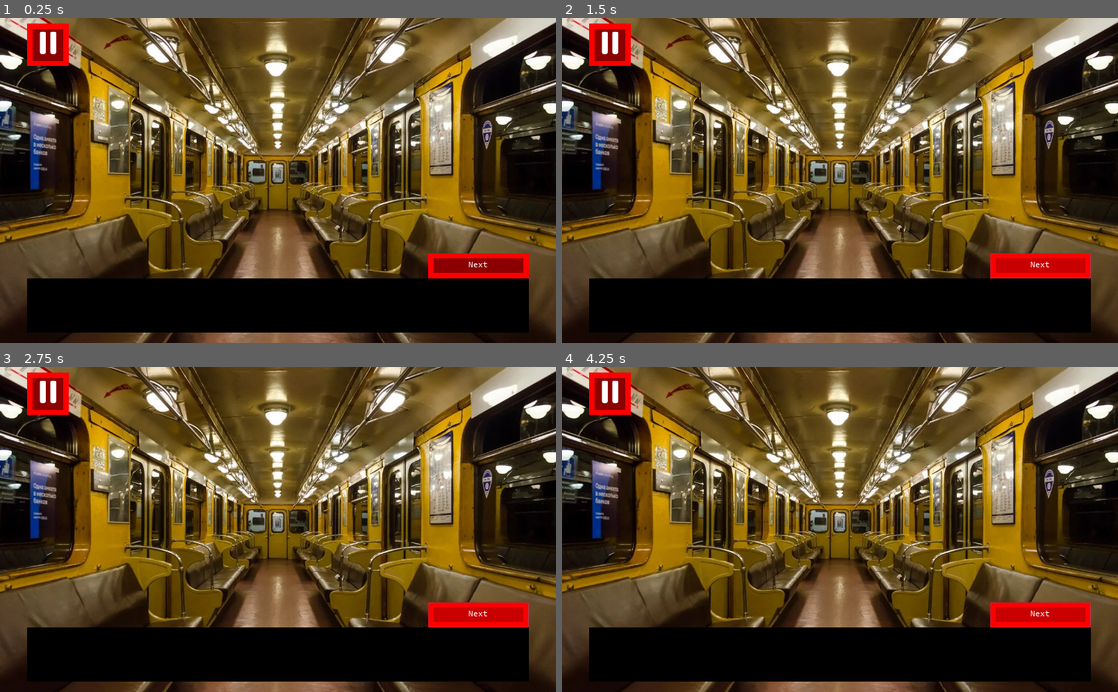
Above: before the commit, frames 1-4 (two rows, left to right).
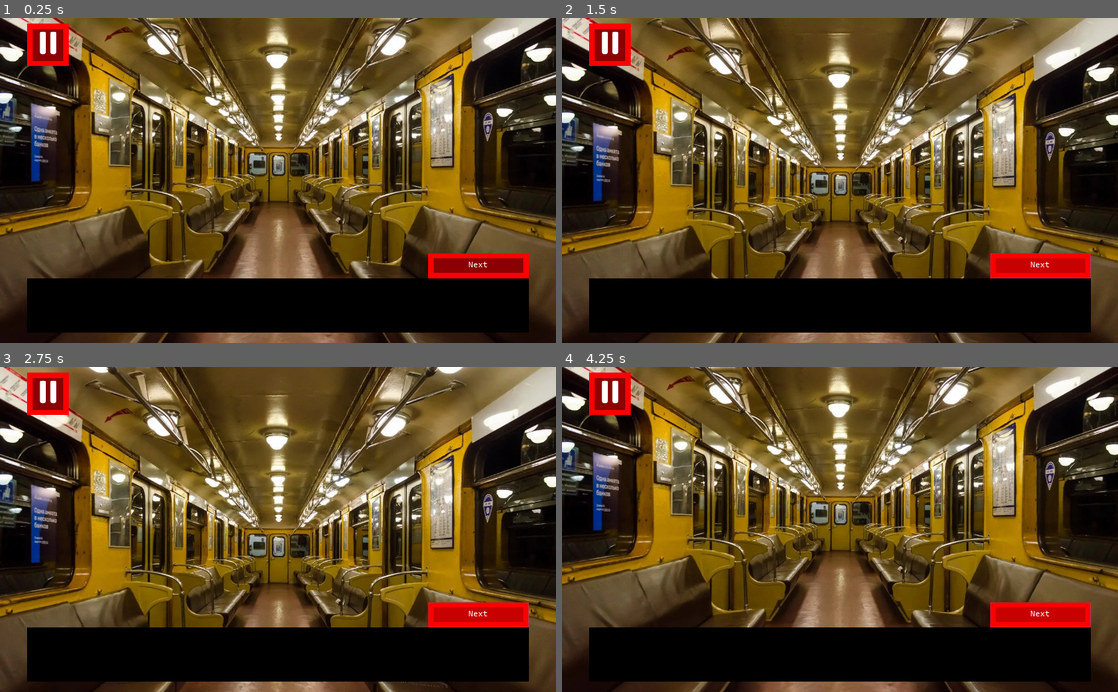
Above: after the commit, the same moments.

Repository: SuperTemich2005/dmre
Game: Godot game, scene res://scenes/dialogues/prologue/prologue2.tscn
Same seed, same stepped clock (60 frames per second), same inputs: the game is played once before the commit and once after it. This scene is started directly instead of the project's main scene.
Inputs:
- Up to frame 1 (0.25 s): no input
- Up to frame 2 (1.5 s): click "Next" at 0.5 s; click "Next" at 1.25 s
- Up to frame 3 (2.75 s): tap Enter at 2 s; hold Up (ui_up) from 2.03 s (still down)
- Up to frame 4 (4.25 s): release Up (ui_up) at 2.78 s; hold Up (ui_up) from 3.53 s (still down)

The runs differ from the first frame. In frame 1, 36% of the frame differs, in the area x 0-100%, y 0-100%; in frame 2, 42%; in frame 3, 54%; in frame 4, 36%.
Error before the commit: Invalid get index 'dialogue' (on base: 'Node2D (prologue2.gd)'). (res://scenes/gui/basic_dialogue.gd:20)
Error after the commit: Invalid get index '0' (on base: 'Nil'). (res://scenes/gui/basic_dialogue.gd:20)

Commit message:
begin battle

Diff:
--- a/project.godot
+++ b/project.godot
@@ -32,7 +32,9 @@
 
 translations=PoolStringArray( "res://locale/locales.en.translation", "res://locale/locales.ru.translation", "res://locale/locales.uk.translation" )
 translation_remaps={
-
+"res://sprites/logo.png": PoolStringArray( "res://sprites/logo_en.png:en", "res://sprites/logo_uk.png:uk" ),
+"res://sprites/logo2.png": PoolStringArray( "res://sprites/logo_uk2.png:uk", "res://sprites/logo_en2.png:en" ),
+"res://sprites/logo3.png": PoolStringArray( "res://sprites/logo_en3.png:en", "res://sprites/logo_uk3.png:uk" )
 }
 
 [rendering]
--- /dev/null
+++ b/scenes/characters/meridian.tscn
@@ -0,0 +1,17 @@
+[gd_scene load_steps=3 format=2]
+
+[ext_resource path="res://sprites/characters/meridian/default/Без имени.png" type="Texture" id=1]
+
+[sub_resource type="SpriteFrames" id=1]
+animations = [ {
+"frames": [ ExtResource( 1 ) ],
+"loop": true,
+"name": "default",
+"speed": 5.0
+} ]
+
+[node name="Node2D" type="Node2D"]
+
+[node name="Sprite" type="AnimatedSprite" parent="."]
+position = Vector2( 521.945, 334.494 )
+frames = SubResource( 1 )
--- a/scenes/dialogues/prologue/prologue.tscn
+++ b/scenes/dialogues/prologue/prologue.tscn
@@ -22,14 +22,14 @@
 "name": "BeforeMetro",
 "speed": 5.0
 }, {
+"frames": [ ExtResource( 6 ) ],
+"loop": true,
+"name": "Countryside",
+"speed": 5.0
+}, {
 "frames": [ ExtResource( 8 ) ],
 "loop": true,
 "name": "InMetro",
-"speed": 5.0
-}, {
-"frames": [ ExtResource( 6 ) ],
-"loop": true,
-"name": "Countryside",
 "speed": 5.0
 } ]
 
--- a/scenes/dialogues/prologue/prologue2.gd
+++ b/scenes/dialogues/prologue/prologue2.gd
@@ -3,23 +3,158 @@
 
 # Declare member variables here. Examples:
 # var a = 2
-# var b = "text"
-
+var vagon_pos = 0
+var dialogue
 var dialogue_ru
+var dialogue_en
+var dialogue_uk
 func _ready():
 	print("scene loaded")
-
 	dialogue_ru = [
+		"Лёныч: У, как сквозит!|W|Lenich default|PLAY train",
+		"Тёмыч: И кондёра не надо...",
+		"Лёныч: Да вообше щас нигде кондера не нужно, зима же!",
+		"Тёмыч: А, Что? Что происходит?|W|-|STOP STOP",
+		"Лёныч: Мы остановились...",
+		"Тёмыч: Казалось бы, почему?",
+		"Вроде мы не доехали еще...",
+		"...",
+		"*ВЗРЫВ*",
+		"???: ВСЕМ СТОЯТЬ!!!|W|Meridian default|PLAY meridian_breakin",
+		"Все в вагончике: ААААААААААААААААААААААААААААААААААА!",
+		"Тёмыч: Что? Какого хрена?!",
+		"??? 2: ВАГОНЧИК ЗАМИНИРОВАН! СОПРОТИВЛЕНИЕ БУДЕТ ПРЕСЕЧЕНО НА МЕСТЕ!!!",
+		"*выстрел*",
+		"Лёныч: Чёрт, это террористы!",
+		"Тёмыч: Дожили.",
+		"Блин, что делать?!",
+		"??? 3: Эй, вы, гитарасы",
+		"Вышли вперед!",
+		"Тёмыч: Ой, ну и ну...",
+		"??? 3: СМОТРИТЕ ВСЕ, ЧТО БУДЕТ С ТЕМИ, КТО БУДЕТ ВОЗНИКАТЬ!",
+		"*выстрел*",
+		"Тёмыч: ...",
+		"Лёныч: ...",
+		"Тёмыч: ...",
+		"Лёныч: ...",
+		"...?",
+		"???: КТО-ТО ВРЕЗАЛСЯ В НАШ ПОЕЗД!",
+		"ЗАХВАТИТЕ ИХ!",
+		"Тёмыч: Валим, Лёныч, пока можем!",
+		"Лёныч: Согласен, а то я еще жить хочу...",
+		"*ПОЗЖЕ*",
+		"Тёмыч: И его хватай, Лёныч!",
+		"Кассир Фёдор: Э, в смысле? И что вообще происходит, я слышал взрыв только что!",
+		"Лёныч: Как я его из кассы достану?",
+		"Тёмыч: С кассой его хватай!",
+		"Кассир Фёдор: Э, в смысле?",
+		"Лёныч: Молчать, разбойник!",
+		"Кассир Фёдор: Э, КУДА?! КУДА!!!",
+		"В подворотне, 15:00.",
+		"Тёмыч: Блин, мы пропустили конкурс...",
+		"Ирина Николаевна нам бошки пооткручивает...",
+		"Фёдор: Ваша Ирина Николаевна вам бошки за похищение открутит!",
+		"Лёныч: Молчать, разбойник!",
+		"Тёмыч: Ну рассказывай, Федя.",
+		"Фёдор: Да откуда вы моё имя знаете?",
+		"Тёмыч: Да вот у тебя за спиной табличка висит с именем.",
+		"Только что на вагончик метрополитена напали террористы в точно такой же форме,",
+		"что и ты.",
+		"Фёдор: И? Зачем вы похитили меня с моей кассой?",
+		"Тёмыч: Ты наверняка знаешь какую-то информацию!",
+		"Фёдор: Да ну?",
+		"Тёмыч: Федя, ты жить хочешь?",
+		"Фёдор: А что?",
+		"Тёмыч: Лёныч, кто дальше его с его кассой метнет?",
+		"Лёныч: Я не прочь посоревноваться. Будем метать его по всему Днепру!",
+		"Фёдор: Э! Э! Э! Куда???",
+		"Ладно! Не метайте меня только!",
+		"Да, я шпион Меридиана, но я не причастен к подрыву напрямую!",
+		"Тёмыч: Ну вот, рассказывай...",
+		"Фёдор: На ваш вагончик, да и на всё метро, наверняка, напала террористическая группировка",
+		"Специализирующаяся на подрыве поездов, железных дорог, автобусных маршрутов",
+		"И вот, метрополитенов тоже...",
+		"Она называется 'Меридиан' и очень многочисленна",
+		"Меридиан давно внедрился в Днепропетровский метрополитен, они рассеялись по всему городу, а метрополитен уже давно заминирован",
+		"Скоро, они его взорвут нахрен!",
+		"Тёмыч: Но зачем? И как это остановить?",
+		"Фёдор: Обезвредьте мины на каждой станции, разве это не очевидно.",
+		"Но вы не сможете, вы ж мелкие!",
+		"Лёныч: Мы еще посмотрим, Фёдор...",
+		"Тёмыч: А теперь беги, пока не покалечили!",
+		"Лёныч: И кассу с собой захвати!",
+		"Фёдор: Черти...!",
+		"Лёныч: Но Тёмыч, мы действительно не можем противостоять террористам",
+		"У них автоматы, бомбы, они контроллируют метро!",
+		"Тёмыч: У меня есть идея.",
+		"Да, они, конечно, вооружены до зубов,",
+		"Но и мы тоже!",
+		"Лёныч: Как это?",
+		"Тёмыч: Наши оружия висят у нас за спиной, Лёныч!",
+		"Лёныч: Как это...",
+		"Ты про гитары?",
+		"Ааа, ты хочешь использовать--",
+		"Тёмыч: Магию, именно!",
+		"Лёныч: Тёмыч, мы, конечно, умеем колдовать, используя 'онгаку'",
+		"Но использовать это в бою...?",
+		"Тёмыч: Почему бы и нет?",
+		"Не знаю, как остальные, но нам двоим уже давно известно, что магия существует",
+		"Однажды мы играли на гитарах, как вдруг начали происходить настоящие чудеса",
+		"В воздухе рисовались круги, а предметы двигались.",
+		"Мы назвали это явление 'онгаку', что означает 'музыка' на японском",
+		"Лёныч: Но дальше передвижения предметов мы не зашли",
+		"Тёмыч: Ну, я провел исследования, и понял",
+		"Что некоторые магические заклинания звучат именно как музыка",
+		"Которую можно запросто записать и даже дать ей название... Как и с любой другой музыкой!",
+		"Лёныч: Да?",
+		"Тёмыч: Давай покажу.",
 		"",
 	]
-
+	match TranslationServer.get_locale():
+		"en":
+			dialogue = dialogue_en
+			print("Switching dialogue language to english")
+		"ru":
+			dialogue = dialogue_ru
+			print("Switching dialogue language to russian")
+		"uk":
+			dialogue = dialogue_uk
+			print("Switching dialogue language to ukrainian")
 
 func _process(delta):
-	if $DialogueSystem.cur == 0:
-		pass
+	pass
 
 
 func _input(event):
 	if event is InputEventKey:
 		if Input.is_action_just_pressed("ui_up"):
 			$DialogueSystem.cur = 50
+
+
+func _on_DialogueSystem_nextbutton():
+	match $DialogueSystem.cur:
+		17-14:
+			$Path2D/PathFollow2D/Background/Tick.stop()
+			$Path2D/PathFollow2D/Background/Second.stop()
+			$Path2D/PathFollow2D.set_unit_offset(0)
+		22-14:
+			$DialogueSystem/BGM.set_stream(load("res://music/fx/enviro/grenade.ogg"))
+			$DialogueSystem/BGM.play()
+		35-14:
+			$Path2D/PathFollow2D/Background.hide()
+			$Characters/Meridian.hide()
+			$DialogueSystem/BGM.set_stream(load("res://music/fx/enviro/grenade.ogg"))
+			$DialogueSystem/BGM.play()
+		111-14:
+			get_tree().change_scene("res://scenes/dialogues/prologue/prologue3_battle.tscn")
+
+
+func _on_Tick_timeout():
+	if vagon_pos < 1:
+		vagon_pos += 0.1
+		$Path2D/PathFollow2D.set_unit_offset(vagon_pos)
+
+
+
+func _on_Second_timeout():
+	vagon_pos = 0
--- a/scenes/dialogues/prologue/prologue2.tscn
+++ b/scenes/dialogues/prologue/prologue2.tscn
@@ -1,10 +1,16 @@
-[gd_scene load_steps=7 format=2]
+[gd_scene load_steps=9 format=2]
 
 [ext_resource path="res://sprites/backgrounds/aintro2_bg.jpg" type="Texture" id=1]
 [ext_resource path="res://scenes/gui/basic_dialogue.tscn" type="PackedScene" id=2]
 [ext_resource path="res://scenes/dialogues/prologue/prologue2.gd" type="Script" id=3]
 [ext_resource path="res://scenes/characters/lenich.tscn" type="PackedScene" id=4]
+[ext_resource path="res://scenes/characters/meridian.tscn" type="PackedScene" id=5]
 [ext_resource path="res://scenes/characters/fedor.tscn" type="PackedScene" id=9]
+
+[sub_resource type="Curve2D" id=2]
+_data = {
+"points": PoolVector2Array( 0, 0, 0, 0, 483.1, 291.971, 0, 0, 0, 0, 483.1, 263.91, 0, 0, 0, 0, 483.1, 331.257, 0, 0, 0, 0, 480.855, 289.726 )
+}
 
 [sub_resource type="SpriteFrames" id=1]
 animations = [ {
@@ -17,10 +23,24 @@
 [node name="Node2D" type="Node2D"]
 script = ExtResource( 3 )
 
-[node name="Background" type="AnimatedSprite" parent="."]
-position = Vector2( 511.52, 290.409 )
+[node name="Path2D" type="Path2D" parent="."]
+curve = SubResource( 2 )
+
+[node name="PathFollow2D" type="PathFollow2D" parent="Path2D"]
+position = Vector2( 483.1, 291.971 )
+rotate = false
+
+[node name="Background" type="AnimatedSprite" parent="Path2D/PathFollow2D"]
+position = Vector2( 29.9839, 8.67111 )
 scale = Vector2( 0.808466, 0.808466 )
 frames = SubResource( 1 )
+
+[node name="Tick" type="Timer" parent="Path2D/PathFollow2D/Background"]
+wait_time = 0.1
+autostart = true
+
+[node name="Second" type="Timer" parent="Path2D/PathFollow2D/Background"]
+autostart = true
 
 [node name="Characters" type="Node2D" parent="."]
 
@@ -30,4 +50,10 @@
 [node name="Fedor" parent="Characters" instance=ExtResource( 9 )]
 visible = false
 
+[node name="Meridian" parent="Characters" instance=ExtResource( 5 )]
+visible = false
+
 [node name="DialogueSystem" parent="." instance=ExtResource( 2 )]
+[connection signal="timeout" from="Path2D/PathFollow2D/Background/Tick" to="." method="_on_Tick_timeout"]
+[connection signal="timeout" from="Path2D/PathFollow2D/Background/Second" to="." method="_on_Second_timeout"]
+[connection signal="nextbutton" from="DialogueSystem" to="." method="_on_DialogueSystem_nextbutton"]
--- a/scenes/gui/basic_dialogue.gd
+++ b/scenes/gui/basic_dialogue.gd
@@ -1,5 +1,5 @@
 extends Node2D
-
+signal nextbutton
 
 # Declare member variables here. Examples:
 # var a = 2
@@ -42,6 +42,7 @@
 
 func _on_NextButton_pressed():
 	cur+=1
+	emit_signal("nextbutton")
 	parser()
 
 
Not shown, added: music/fx/enviro/grenade.ogg.import
Not shown, added: music/meridian_breakin.ogg.import
Not shown, added: music/train.ogg.import
Binary file added: sprites/characters/meridian/default/Без имени.png
Not shown, added: sprites/characters/meridian/default/Без имени.png.import
Binary file added: sprites/logo_en.png
Not shown, added: sprites/logo_en.png.import
Binary file added: sprites/logo_en2.png
Not shown, added: sprites/logo_en2.png.import
Binary file added: sprites/logo_en3.png
Not shown, added: sprites/logo_en3.png.import
Binary file added: sprites/logo_uk.png
(and 8 more such lines)
